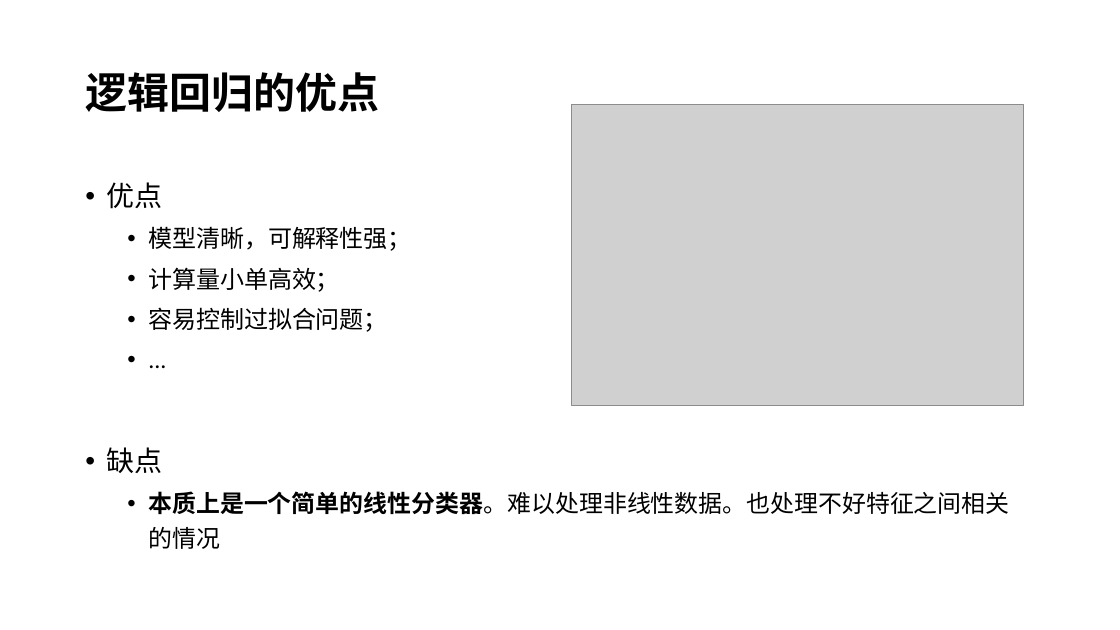
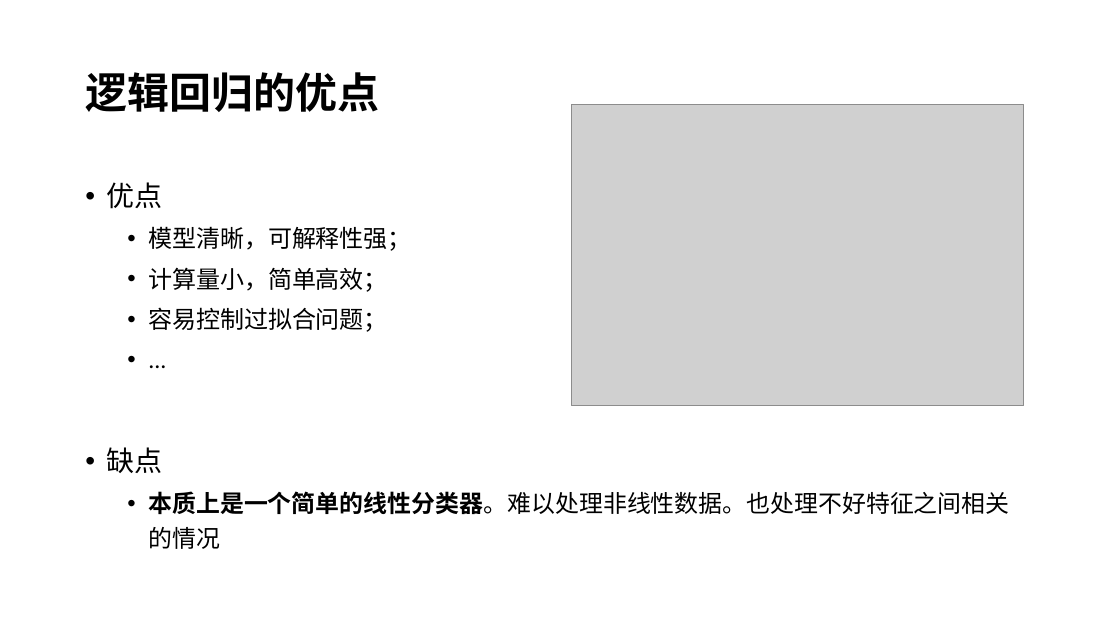
Before and after one commit to xiaodongli1986/teaching_AI, a slide deck: slide 11 of week6_linear_models.pptx. Drawn at 1120x630 pixels with LibreOffice and Linux fonts; fonts in the diff are those of the drawing; grey boxes stand for pictures. Boxes give left, top, right and bottom in pixels: in the first picture for what was removed or moved away, otherwise in the second. Text is boxed around its words. In the diff, an @@ line names an element or a change of style, - is before the commit and + after.

```diff
--- a/week6_linear_models.pptx
+++ b/week6_linear_models.pptx
@@ text at (148,267,388,292): text changed @@
-  • 计算量小单高效；
+  • 计算量小，简单高效；
```
Also in this commit, not shown: 1 other slide changed, 1 other file.
